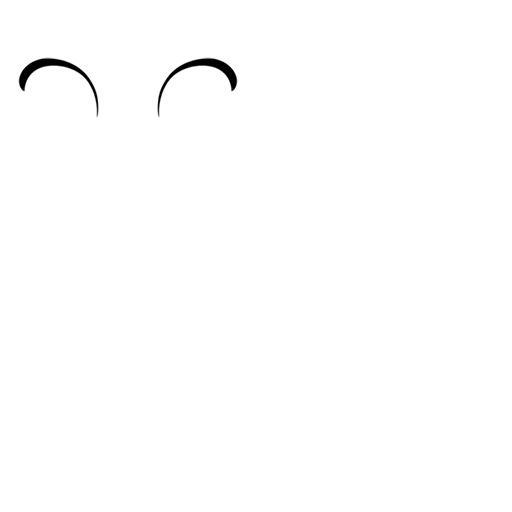
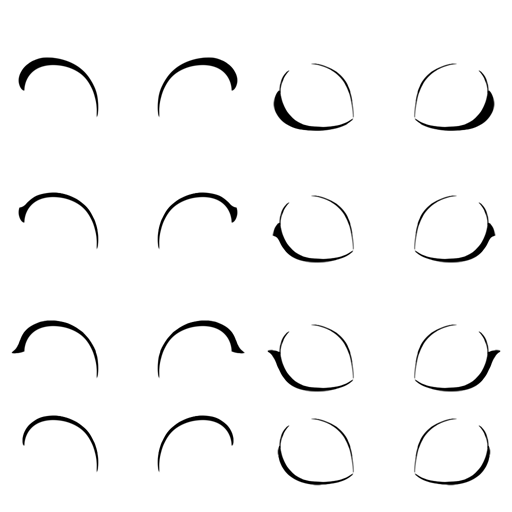
Comparing the layer stacks of the two w=512, h=512 images. Changes:
removed layer "wimpern" over [18, 57, 238, 118]
added group "klein" with 14 layers above "groß" over [11, 57, 501, 486]
added group "zu" (1st of 2, in "klein") with 8 layers in group "klein" over [267, 63, 501, 486]
added layer "zu 4" (1st of 2, in "klein" › "zu") in group "zu" over [277, 444, 491, 486]
added layer "lid Kopie 3" in group "zu" over [279, 418, 489, 473]
added layer "zu 3" (1st of 2, in "klein" › "zu") in group "zu" over [267, 349, 501, 392]
added layer "lid Kopie 2" in group "zu" over [279, 324, 489, 379]
added layer "zu 2" (1st of 2, in "klein" › "zu") in group "zu" over [272, 221, 496, 263]
added layer "lid Kopie" in group "zu" over [279, 195, 489, 250]
added layer "zu 1" (1st of 2, in "klein" › "zu") in group "zu" over [273, 89, 495, 131]
added layer "lid" (1st of 2, in "klein" › "zu") in group "zu" over [279, 63, 489, 118]
added group "auf" (1st of 2, in "klein") with 4 layers in group "klein" over [11, 57, 245, 473]
added layer "wimpern 4" (1st of 2, in "klein" › "auf") in group "auf" over [22, 415, 234, 473]
added layer "wimpern 3" (1st of 2, in "klein" › "auf") in group "auf" over [11, 320, 245, 379]
added layer "wimpern 2" (1st of 2, in "klein" › "auf") in group "auf" over [18, 192, 238, 250]
added layer "wimpern 1" (1st of 2, in "klein" › "auf") in group "auf" over [18, 57, 238, 118]
